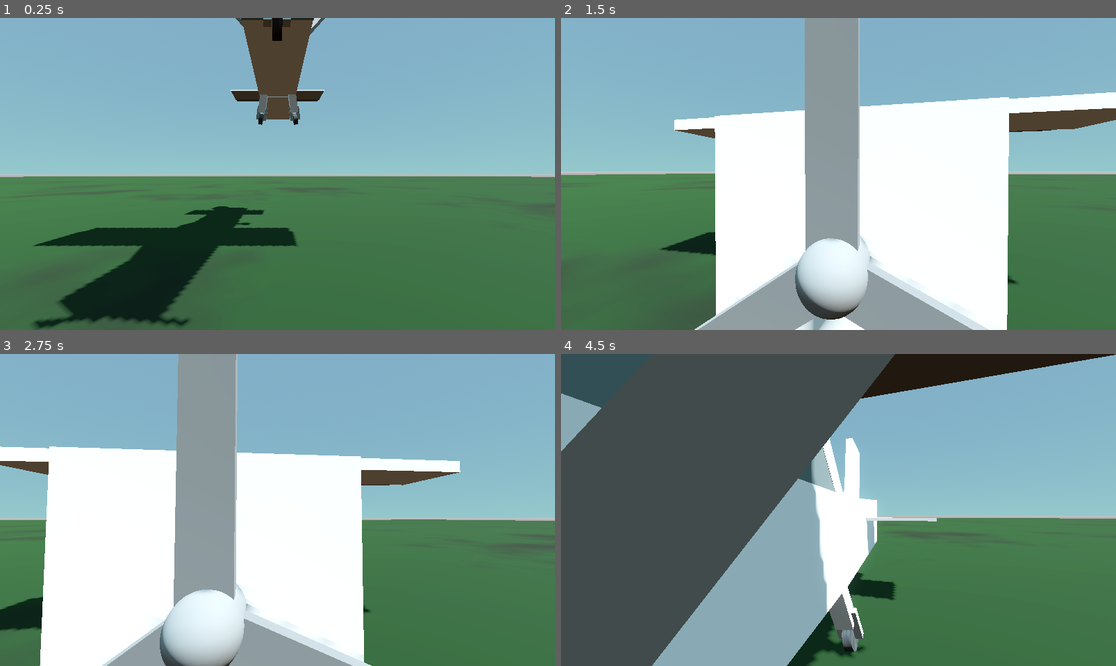
Above: before the commit, frames 1-4 (two rows, left to right).
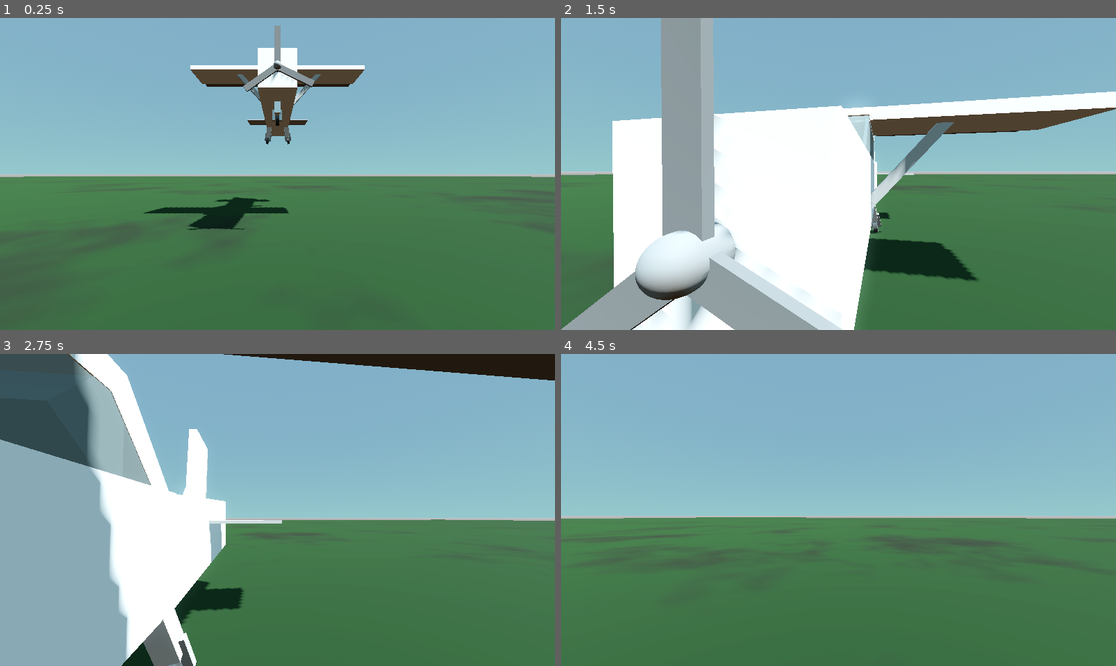
Above: after the commit, the same moments.

Repository: Extra-Nuclear/BlockyFlight
Game: Godot game, scene res://-Scenes/¬Test/AIRPORT-1.tscn
Two runs of this game, one before a commit and one after it. Both use one fixed random seed, a clock stepped at 60 frames per second and the inputs below. This scene is started directly instead of the project's main scene.
Inputs (mouse positions are in pixels of both pictures, inside the frame that each line leads up to):
- Up to frame 1 (0.25 s): no input
- Up to frame 2 (1.5 s): move the mouse to (866, 174) at 0.52 s; hold W (walk_forward) from 0.53 s (still down); move the mouse to (810, 174) at 1.27 s
- Up to frame 3 (2.75 s): keep holding W (walk_forward); move the mouse to (288, 503) at 2.02 s
- Up to frame 4 (4.5 s): keep holding W (walk_forward); move the mouse to (832, 516) at 2.77 s; move the mouse to (877, 513) at 3.52 s; move the mouse to (794, 506) at 4.27 s

The runs differ from the first frame. In frame 1, 12% of the frame differs, in the area x 6-99%, y 0-100%; in frame 2, 46%; in frame 3, 53%; in frame 4, 56%, in the area x 0-100%, y 0-100%.

Commit message:
Dev 0.1.1.2
DEVELOPER ONLY VERSION

Diff:
--- a/-Main Menu/main_menu.tscn
+++ b/-Main Menu/main_menu.tscn
@@ -200,6 +200,18 @@
 offset_right = 561.0
 offset_bottom = 334.0
 
+[node name="Version" type="Node2D" parent="."]
+
+[node name="Version" type="Label" parent="Version"]
+offset_left = 1011.0
+offset_top = 624.0
+offset_right = 1149.0
+offset_bottom = 654.0
+theme_override_fonts/font = ExtResource("2_ypwep")
+theme_override_font_sizes/font_size = 20
+text = "0.1.1.2"
+horizontal_alignment = 2
+
 [connection signal="pressed" from="Buttons/VBoxContainer2/Start" to="." method="_on_start_pressed"]
 [connection signal="pressed" from="Buttons/VBoxContainer2/Settings" to="." method="_on_settings_pressed"]
 [connection signal="pressed" from="Buttons/VBoxContainer2/Credits" to="." method="_on_credits_pressed"]
--- a/-Main Menu/¬Buttons/Credits.tscn
+++ b/-Main Menu/¬Buttons/Credits.tscn
@@ -62,6 +62,7 @@
 horizontal_alignment = 1
 
 [node name="Label2" type="Label" parent="Text"]
+layout_mode = 0
 offset_top = 34.0
 offset_right = 366.0
 offset_bottom = 68.0
@@ -93,22 +94,6 @@
 text = "Charlie"
 horizontal_alignment = 2
 
-[node name="HSplitContainer3" type="HSplitContainer" parent="Text/VBoxContainer"]
-layout_mode = 2
-
-[node name="Label3" type="Label" parent="Text/VBoxContainer/HSplitContainer3"]
-layout_mode = 2
-theme_override_fonts/font = ExtResource("2_2cr0y")
-theme_override_font_sizes/font_size = 20
-text = "3D Modeler"
-
-[node name="Label4" type="Label" parent="Text/VBoxContainer/HSplitContainer3"]
-layout_mode = 2
-theme_override_fonts/font = ExtResource("2_2cr0y")
-theme_override_font_sizes/font_size = 20
-text = "Charlie"
-horizontal_alignment = 2
-
 [node name="MarginContainer3" type="MarginContainer" parent="Text/VBoxContainer"]
 layout_mode = 2
 theme_override_constants/margin_top = 6
@@ -133,6 +118,10 @@
 layout_mode = 2
 theme_override_constants/margin_top = 4
 
+[node name="MarginContainer4" type="MarginContainer" parent="Text/VBoxContainer"]
+layout_mode = 2
+theme_override_constants/margin_top = 4
+
 [node name="Button2" type="Button" parent="Text"]
 layout_mode = 0
 offset_left = 25.0
--- /dev/null
+++ b/-Planes/cessna_172.gd
@@ -0,0 +1,17 @@
+extends RigidBody3D
+
+
+var player_inside = false
+var player_node = null
+
+func _on_area_entered(body):
+	if body.name == "Player":  # Replace with your player's node name
+		player_inside = true
+		player_node = body
+		print("PLAYER ENTERED CESSNA 172")
+
+func _on_area_exited(body):
+	if body.name == "Player":
+		player_inside = false
+		player_node = null
+		print("PLAYER EXITED CESSNA 172")
--- a/-Planes/cessna_172.tscn
+++ b/-Planes/cessna_172.tscn
@@ -1,18 +1,21 @@
-[gd_scene load_steps=39 format=3 uid="uid://bud2j62go3xgj"]
+[gd_scene load_steps=42 format=3 uid="uid://bud2j62go3xgj"]
+
+[ext_resource type="Script" path="res://-Planes/cessna_172.gd" id="1_0pegr"]
 
 [sub_resource type="BoxMesh" id="BoxMesh_86kv6"]
 size = Vector3(1.5, 1, 1)
 
 [sub_resource type="StandardMaterial3D" id="StandardMaterial3D_cw3am"]
 
-[sub_resource type="BoxMesh" id="BoxMesh_rn61w"]
-size = Vector3(1.25, 1, 0.995)
+[sub_resource type="BoxMesh" id="BoxMesh_5sxfw"]
+size = Vector3(1.25, 0.065, 0.995)
 
 [sub_resource type="StandardMaterial3D" id="StandardMaterial3D_xs7si"]
+transparency = 1
 albedo_color = Color(0.439216, 0.482353, 0.482353, 0.815686)
 
-[sub_resource type="BoxMesh" id="BoxMesh_i6sy5"]
-size = Vector3(1.875, 1, 0.995)
+[sub_resource type="BoxMesh" id="BoxMesh_8yy7a"]
+size = Vector3(1.875, 1, 0.06)
 
 [sub_resource type="BoxMesh" id="BoxMesh_7b4j5"]
 size = Vector3(1.7, 0.195, 1)
@@ -48,6 +51,11 @@
 
 [sub_resource type="BoxMesh" id="BoxMesh_d17a1"]
 size = Vector3(0.375, 1, 0.995)
+
+[sub_resource type="PrismMesh" id="PrismMesh_jh01r"]
+material = SubResource("StandardMaterial3D_xs7si")
+left_to_right = 0.0
+size = Vector3(0.585, 0.495, 0.04)
 
 [sub_resource type="StandardMaterial3D" id="StandardMaterial3D_be8k7"]
 
@@ -121,7 +129,11 @@
 height = 0.2
 radius = 0.15
 
+[sub_resource type="BoxShape3D" id="BoxShape3D_2rimk"]
+size = Vector3(9.83054, 3.72998, 5.17606)
+
 [node name="Cessna 172" type="RigidBody3D"]
+script = ExtResource("1_0pegr")
 
 [node name="Fusalage" type="Node3D" parent="."]
 
@@ -132,8 +144,8 @@
 surface_material_override/0 = SubResource("StandardMaterial3D_cw3am")
 
 [node name="MeshInstance3D2" type="MeshInstance3D" parent="Fusalage"]
-transform = Transform3D(0.760701, 0.649103, 0, -0.649103, 0.760701, 0, 0, 0, 1, -0.747683, 0.798199, 0)
-mesh = SubResource("BoxMesh_rn61w")
+transform = Transform3D(0.760701, 0.649103, 0, -0.649103, 0.760701, 0, 0, 0, 1, -0.548472, 1.22971, 0)
+mesh = SubResource("BoxMesh_5sxfw")
 skeleton = NodePath("")
 surface_material_override/0 = SubResource("StandardMaterial3D_xs7si")
 
@@ -144,8 +156,8 @@
 surface_material_override/0 = SubResource("StandardMaterial3D_cw3am")
 
 [node name="MeshInstance3D4" type="MeshInstance3D" parent="Fusalage"]
-transform = Transform3D(1, 0, 0, 0, 1, 0, 0, 0, 1, -1.89174, 1.11831, 0)
-mesh = SubResource("BoxMesh_i6sy5")
+transform = Transform3D(1, 0, 0, 0, 1, 0, 0, 0, 1, -1.89174, 1.11831, 0.459556)
+mesh = SubResource("BoxMesh_8yy7a")
 skeleton = NodePath("")
 surface_material_override/0 = SubResource("StandardMaterial3D_xs7si")
 
@@ -229,6 +241,20 @@
 mesh = SubResource("BoxMesh_d17a1")
 skeleton = NodePath("")
 surface_material_override/0 = SubResource("StandardMaterial3D_xs7si")
+
+[node name="MeshInstance3D20" type="MeshInstance3D" parent="Fusalage"]
+transform = Transform3D(1, 0, 0, 0, 1, 0, 0, 0, 1, -1.89174, 1.11831, -0.462849)
+mesh = SubResource("BoxMesh_8yy7a")
+skeleton = NodePath("")
+surface_material_override/0 = SubResource("StandardMaterial3D_xs7si")
+
+[node name="MeshInstance3D21" type="MeshInstance3D" parent="Fusalage"]
+transform = Transform3D(1, 0, 0, 0, 1, 0, 0, 0, 1, -0.697295, 1.31278, -0.47255)
+mesh = SubResource("PrismMesh_jh01r")
+
+[node name="MeshInstance3D22" type="MeshInstance3D" parent="Fusalage"]
+transform = Transform3D(1, 0, 0, 0, 1, 0, 0, 0, 1, -0.697295, 1.31278, 0.471442)
+mesh = SubResource("PrismMesh_jh01r")
 
 [node name="Wings" type="Node3D" parent="."]
 transform = Transform3D(1, 0, 0, 0, 1, 0, 0, 0, 1, -1.40253, 1.57747, 0)
@@ -408,3 +434,16 @@
 [node name="CollisionShape3D5" type="CollisionShape3D" parent="."]
 transform = Transform3D(1, 0, 0, 0, -4.37114e-08, 1, 0, -1, -4.37114e-08, -3.63995, -0.528977, -0.479617)
 shape = SubResource("CylinderShape3D_terxh")
+
+[node name="Camera3D" type="Camera3D" parent="."]
+transform = Transform3D(-4.37114e-08, 0, -1, 0, 1, 0, 1, 0, -4.37114e-08, -0.952135, 1.34513, 0)
+
+[node name="Area3D" type="Area3D" parent="."]
+collision_layer = 3
+
+[node name="CollisionShape3D" type="CollisionShape3D" parent="Area3D"]
+transform = Transform3D(1, 0, 0, 0, 1, 0, 0, 0, 1, -2.9525, 1.17993, 0.0492401)
+shape = SubResource("BoxShape3D_2rimk")
+
+[connection signal="body_entered" from="Area3D" to="." method="_on_area_entered"]
+[connection signal="body_exited" from="Area3D" to="." method="_on_area_exited"]
--- a/-Player/Player.tscn
+++ b/-Player/Player.tscn
@@ -8,7 +8,8 @@
 [sub_resource type="CapsuleShape3D" id="CapsuleShape3D_jaqdu"]
 radius = 0.42
 
-[node name="CharacterBody3D" type="CharacterBody3D"]
+[node name="Player" type="CharacterBody3D"]
+collision_layer = 3
 script = ExtResource("1_jrqim")
 
 [node name="Body" type="MeshInstance3D" parent="."]
--- a/-Scenes/¬Test/AIRPORT-1.tscn
+++ b/-Scenes/¬Test/AIRPORT-1.tscn
@@ -67,8 +67,8 @@
 [node name="Cessna 172" parent="." instance=ExtResource("1_x81ml")]
 transform = Transform3D(1, 0, 0, 0, 1, 0, 0, 0, 1, 0, 4.01566, 0)
 
-[node name="CharacterBody3D" parent="." instance=ExtResource("2_dc4c0")]
-transform = Transform3D(-4.37114e-08, 0, 1, 0, 1, 0, -1, 0, -4.37114e-08, 2.17474, 0.449658, 0)
+[node name="Player" parent="." instance=ExtResource("2_dc4c0")]
+transform = Transform3D(-4.37114e-08, 0, 1, 0, 1, 0, -1, 0, -4.37114e-08, 5.98373, 0.449658, 0)
 
 [node name="Enviroment" type="Node3D" parent="."]
 
@@ -80,3 +80,5 @@
 
 [node name="CollisionShape3D" type="CollisionShape3D" parent="Enviroment/StaticBody3D"]
 shape = SubResource("HeightMapShape3D_3q2hf")
+
+[node name="Node3D" type="Node3D" parent="."]
--- a/project.godot
+++ b/project.godot
@@ -13,9 +13,9 @@
 config/name="Blocky Flight"
 run/main_scene="res://-Main Menu/main_menu.tscn"
 config/features=PackedStringArray("4.3", "Forward Plus")
-boot_splash/bg_color=Color(0.0728426, 0.0728426, 0.0728426, 1)
-boot_splash/image="res://-Media/logo.png"
-config/icon="res://-Media/icon.png"
+boot_splash/bg_color=Color(0.0430392, 0.0430392, 0.0430391, 1)
+boot_splash/image="res://-Media/BF_logo.png"
+config/icon="res://-Media/New Piskel.png"
 
 [display]
 
@@ -84,3 +84,7 @@
 "events": [Object(InputEventKey,"resource_local_to_scene":false,"resource_name":"","device":-1,"window_id":0,"alt_press …(192 unchanged characters)…
 ]
 }
+
+[layer_names]
+
+3d_physics/layer_2="Interaction"
Binary file added: -Media/BF_logo.png
Not shown, added: -Media/BF_logo.png.import
Binary file added: -Media/New Piskel.png
Not shown, added: -Media/New Piskel.png.import
Binary file added: -Media/image-removebg-preview (21).png
Not shown, added: -Media/image-removebg-preview (21).png.import
